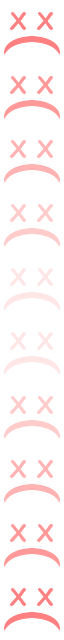
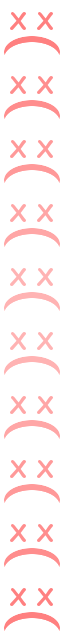
Layered file, before and after one edit (64x640). Changes by layer:
"Up 80": opacity 80% → 90% over [4, 76, 60, 119]
"Up 60": opacity 60% → 80% over [4, 140, 60, 183]
"Up 40": opacity 40% → 70% over [4, 204, 60, 247]
"Up 20": opacity 20% → 60% over [4, 268, 60, 311]
"Down 20": opacity 20% → 60% over [4, 332, 60, 375]
"Down 40": opacity 40% → 70% over [4, 396, 60, 439]
"Down 60": opacity 60% → 80% over [4, 460, 60, 503]
"Down 80": opacity 80% → 90% over [4, 524, 60, 567]
